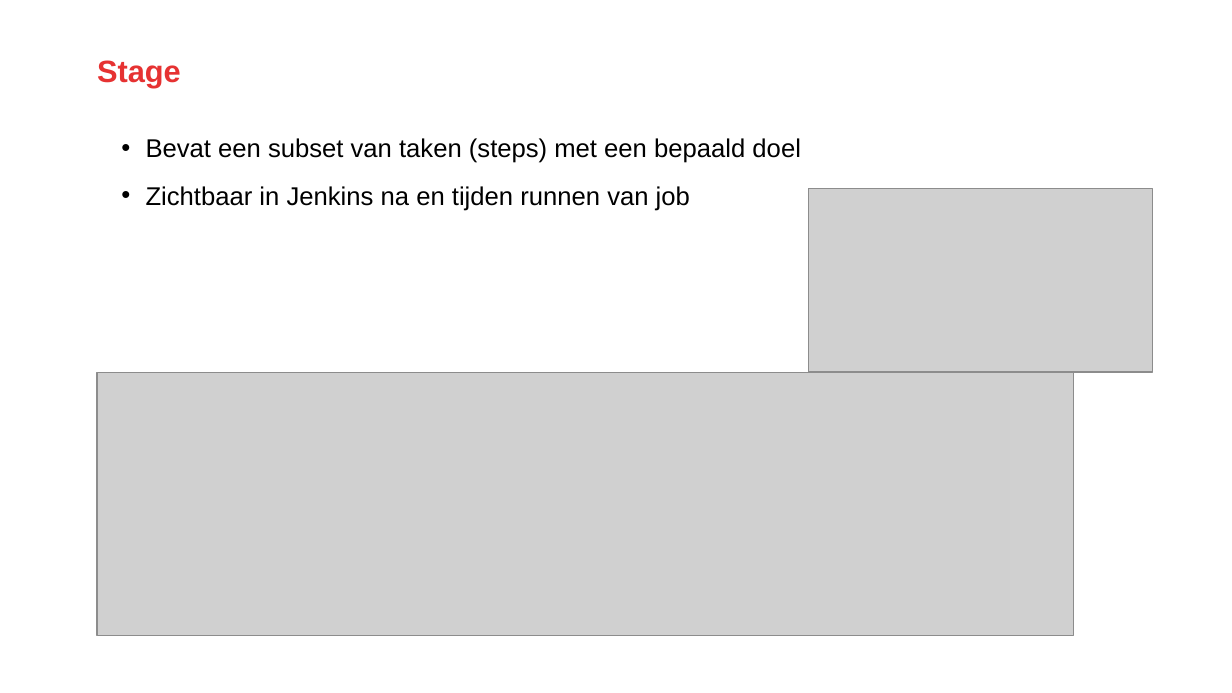
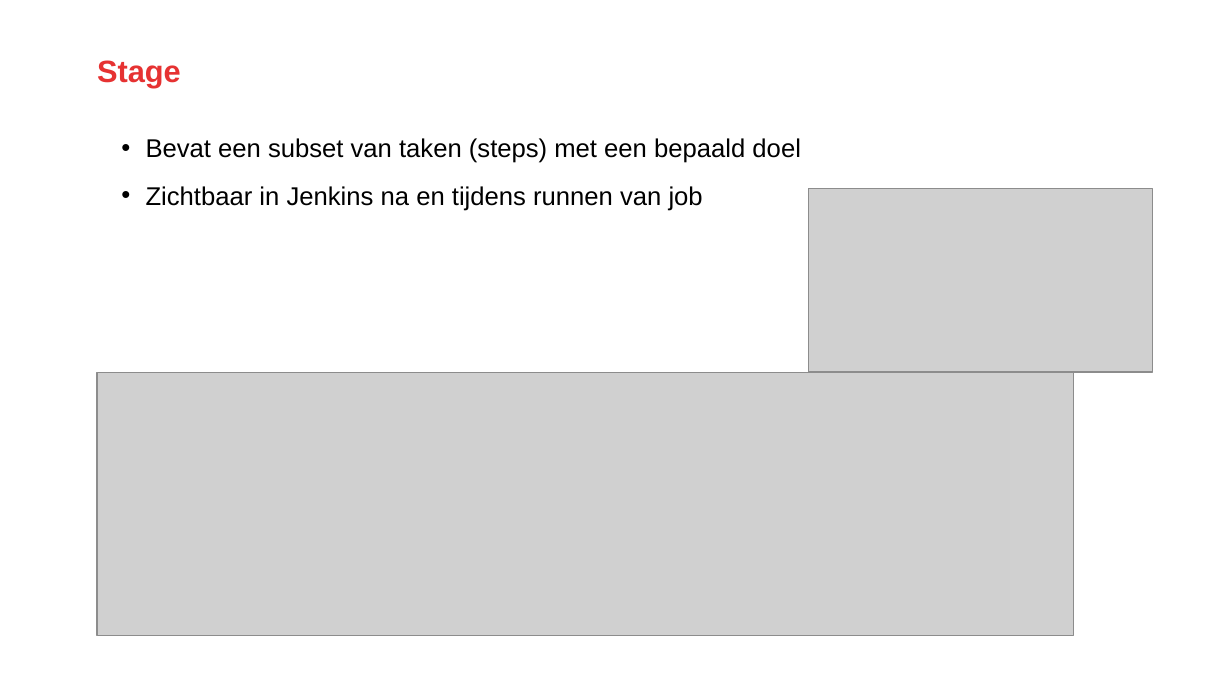
Before and after one commit to EmmyHermans/Jenkins-SIG, a slide deck: slide 18 of Jenkins-SIG--08-07-2021.pptx. Drawn at 1232x693 pixels with LibreOffice and Linux fonts; fonts in the diff are those of the drawing; grey boxes stand for pictures; background and template pictures are left out. Boxes give left, top, right and bottom in pixels: in the first picture for what was removed or moved away, otherwise in the second. Text is boxed around its words. In the diff, an @@ line names an element or a change of style, - is before the commit and + after.

```diff
--- a/Jenkins-SIG--08-07-2021.pptx
+++ b/Jenkins-SIG--08-07-2021.pptx
@@ text at box(146, 186, 703, 211): text changed @@
-  • Zichtbaar in Jenkins na en tijden runnen van job
+  • Zichtbaar in Jenkins na en tijdens runnen van job
```
Also in this commit, not shown: 1 other file.
